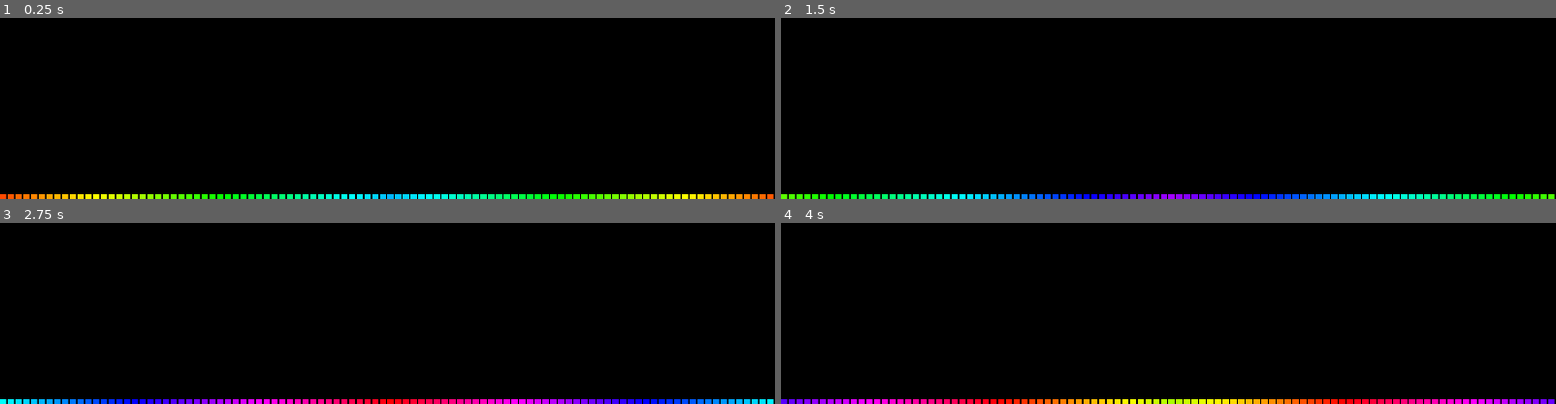
Above: before the commit, frames 1-4 (two rows, left to right).
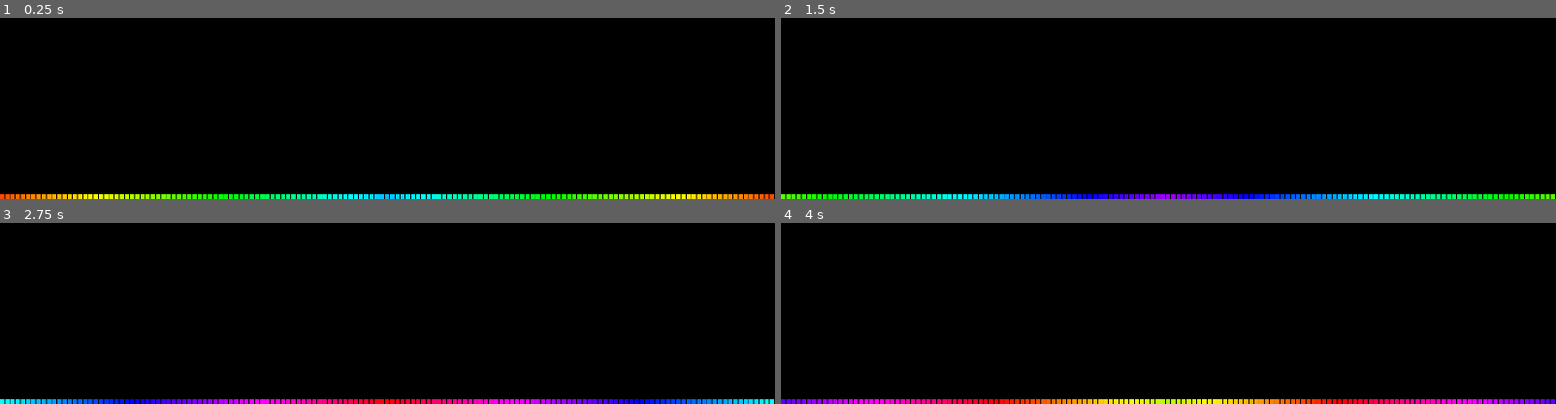
Above: after the commit, the same moments.

Repository: kornelharm/Audio-Visualizer
Game: Godot game, scene res://Visualizer.tscn
The game is run twice, just before and just after one commit, with the same random seed, the same clock (stepped at 60 frames per second) and the same inputs.
Inputs:
- Up to frame 1 (0.25 s): no input
- Up to frame 2 (1.5 s): no input
- Up to frame 3 (2.75 s): no input
- Up to frame 4 (4 s): no input

The runs differ from the first frame. In frame 1, 1.0% of the frame differs, in the area x 0-100%, y 97-100%; in frame 2, 1.0%; in frame 3, 1.0%; in frame 4, 1.0%.

Commit message:
Reworked calculation method and refactored code

Diff:
--- a/Visualizer.gd
+++ b/Visualizer.gd
@@ -7,17 +7,17 @@
 # Width of the window
 export var WINDOW_WIDTH = 1920
 # Distance of bar from previous as a multiple of bar width
-export var BAR_SPACING = 1.2
+export var  BAR_SPACING: float = 1.2
 # Width of bars with no gap
-var WIDTH = WINDOW_WIDTH/BAR_SPACING
+var WIDTH: float = WINDOW_WIDTH/BAR_SPACING
 # Height of each bar
 export var HEIGHT = 300
 # Higher value scales for taller bars
 export var MIN_VOLUME = 75.0
-export var SMOOTH = 5
+export var SMOOTH = 0.5
 export var BASE_HEIGHT = 2
 var BAR_COLOR:Color
-onready var column_width = WIDTH/BAR_COUNT
+onready var column_width: float = WIDTH/BAR_COUNT
 export var ANIMATION_SPEED = 0.002
 export(String, "Rainbow", "Rainbow Breathing", "White", "Rainbow Fade") var STYLE
 export(String, "Modified Decibel", "Decibel") var SCALING
@@ -31,28 +31,65 @@
 
 var spectrum : AudioEffectInstance
 var bars = []
+var velocities = []
 var colors = []
 var decay_point = HEIGHT*DECAY_PERCENT
 
-# Called when the node enters the scene tree for the first time.
-func _ready():
+func initialize():
 	# Sets the background of the window to transparent
 	get_tree().get_root().set_transparent_background(true)
 	# Sets the size of the window to the size of the visualizer
 	OS.set_window_size(Vector2(WIDTH*BAR_SPACING,HEIGHT))
 	# The Spectrum Analyzer object
 	spectrum = AudioServer.get_bus_effect_instance(0,0)
-	print(AudioServer.capture_get_device())
 
+	bars.clear()
+	velocities.clear()
+	colors.clear()
 	# Create containers for bar heights and starting colors
 	for i in range(0, BAR_COUNT):
-		bars.append([])
+		bars.append(0)
+		velocities.append(0)
 		colors.append(float(i)/BAR_COUNT)
+
+# Called when the node enters the scene tree for the first time.
+func _ready():
+	initialize()
 
 
 # Triggers refresh of visualizer
 func _on_Timer_timeout():
 	update()
+
+func get_bar_color(bar_number):
+	# Control color of bar depending on selected style
+	var barColor:Color
+	if(STYLE == "Rainbow Breathing"):
+		barColor = Color.from_hsv(fmod(colors[bar_number]+timer,1), 1, 1)
+	elif(STYLE == "Rainbow"):
+		barColor = Color.from_hsv(colors[bar_number], 1, 1)
+	elif(STYLE == "White"):
+		barColor = Color.white
+	elif(STYLE == "Rainbow Fade"):
+		barColor = Color.from_hsv(fmod(colors[0]+timer,1), 1, 1)
+	return barColor
+
+func energy_of_bar(bar_number, min_freq, max_freq):
+	var magnitude = spectrum.get_magnitude_for_frequency_range(min_freq, max_freq).length()
+	var bar_volume = MIN_VOLUME
+	if(FREQUENCY_BIAS == "Right Bias"):
+				bar_volume = (bar_number*((MIN_VOLUME*SCALED_VOLUME_MULTIPLIER)/MIN_VOLUME))+MIN_VOLUME
+
+	# Converts magnitude into a value between 0-1 to describe its volume
+	return clamp((bar_volume + linear2db(magnitude)) / bar_volume, 0, 1)
+
+func get_scaled_bar(bar_number):
+	var final_height = pow(bars[bar_number], EXP_MODIFIER)
+	if(final_height > decay_point):
+		var decaydiff = final_height - decay_point
+		final_height = decay_point + pow(decaydiff, DECAY_MODIFIER)
+	return final_height
+
 
 func _draw():
 	# Controls animation as an offset
@@ -67,114 +104,71 @@
 		for i in range(0,BAR_COUNT):
 			# Upper bound of range analyzed
 			var freq = (i+1) * FREQ_MAX / BAR_COUNT
-			# Measures magnitude of frequency range
-			var magnitude = spectrum.get_magnitude_for_frequency_range(prev_freq, freq).length()
 
-			var bar_volume = MIN_VOLUME
-			if(FREQUENCY_BIAS == "Right Bias"):
-				bar_volume = (i*((MIN_VOLUME*SCALED_VOLUME_MULTIPLIER)/MIN_VOLUME))+MIN_VOLUME
-
-			# Converts magnitude into a value between 0-1 to describe its volume
-			var energy = clamp((bar_volume + linear2db(magnitude)) / bar_volume, 0, 1)
+			var energy = energy_of_bar(i, prev_freq, freq)
 
 			# Volume of current range
 			var current_volume = energy * HEIGHT + BASE_HEIGHT
+			var diff = current_volume - bars[i]
+			velocities[i] = diff
 
-			# Store the volume for smoothing purposes
-			bars[i].append(current_volume)
+			bars[i] += velocities[i] * max((diff/HEIGHT),SMOOTH)
+			if(bars[i] < 0):
+				bars[i] = 0
 
-			# Calculates average volume of stored values
-			if(bars[i].size() > SMOOTH):
-				bars[i].pop_front()
-			var column_height = 0
-			for bar in bars[i]:
-				column_height += bar
-			# Average becomes the height of the bar
-			column_height /= bars[i].size()
+			var final_height
+			if(SCALING == "Modified Decibel"):
+				final_height = get_scaled_bar(i)
+			else:
+				final_height = bars[i]
 
-			if(SCALING == "Modified Decibel"):
-				column_height = pow(column_height, EXP_MODIFIER)
-
-				if(column_height > decay_point):
-					var diff = column_height - decay_point
-					column_height = decay_point + pow(diff, DECAY_MODIFIER)
 
 			# Position bar
 			var pos_x = column_width * i * BAR_SPACING
-			var pos_y = HEIGHT - column_height
+			var pos_y = HEIGHT - final_height
 
 			# Control color of bar depending on selected style
-			var barColor:Color
-			if(STYLE == "Rainbow Breathing"):
-				barColor = Color.from_hsv(fmod(colors[i]+timer,1), 1, 1)
-			elif(STYLE == "Rainbow"):
-				barColor = Color.from_hsv(colors[i], 1, 1)
-			elif(STYLE == "White"):
-				barColor = Color.white
-			elif(STYLE == "Rainbow Fade"):
-				barColor = Color.from_hsv(fmod(colors[0]+timer,1), 1, 1)
+			var barColor:Color = get_bar_color(i)
 
 			# Draw bar
-			draw_rect(Rect2(Vector2(pos_x, pos_y), Vector2(column_width, column_height)), barColor)
+			draw_rect(Rect2(Vector2(pos_x, pos_y), Vector2(column_width, final_height)), barColor)
 
 			# Upper bound becomes lower bound for next bar
 			prev_freq = freq
 	else:
 		for i in range(0,(BAR_COUNT/2)+1):
 			# Upper bound of range analyzed
-			var freq = 2 * (i+1) * FREQ_MAX / BAR_COUNT
-			# Measures magnitude of frequency range
-			var magnitude = spectrum.get_magnitude_for_frequency_range(prev_freq, freq).length()
+			var freq = (i+1) * FREQ_MAX / BAR_COUNT
 
-			var bar_volume = MIN_VOLUME
-			if(FREQUENCY_BIAS == "Right Bias"):
-				bar_volume = (i*((MIN_VOLUME*SCALED_VOLUME_MULTIPLIER)/MIN_VOLUME))+MIN_VOLUME
-
-			# Converts magnitude into a value between 0-1 to describe its volume
-			var energy = clamp((bar_volume + linear2db(magnitude)) / bar_volume, 0, 1)
+			var energy = energy_of_bar(i, prev_freq, freq)
 
 			# Volume of current range
 			var current_volume = energy * HEIGHT + BASE_HEIGHT
+			var diff = current_volume - bars[i]
+			velocities[i] = diff
 
-			# Store the volume for smoothing purposes
-			bars[i].append(current_volume)
+			bars[i] += velocities[i] * max((diff/HEIGHT),SMOOTH)
+			if(bars[i] < 0):
+				bars[i] = 0
 
-			# Calculates average volume of stored values
-			if(bars[i].size() > SMOOTH):
-				bars[i].pop_front()
-			var column_height = 0
-			for bar in bars[i]:
-				column_height += bar
-			# Average becomes the height of the bar
-			column_height /= bars[i].size()
+			var final_height
+			if(SCALING == "Modified Decibel"):
+				final_height = get_scaled_bar(i)
+			else:
+				final_height = bars[i]
 
-			if(SCALING == "Modified Decibel"):
-				column_height = pow(column_height, EXP_MODIFIER)
-
-				if(column_height > decay_point):
-					var diff = column_height - decay_point
-					column_height = decay_point + pow(diff, DECAY_MODIFIER)
 
 			# Position bar
-			var pos_x = column_width * i * BAR_SPACING
-			var pos_y = HEIGHT - column_height
-			var pos_x2 = column_width * (BAR_COUNT-i) * BAR_SPACING
-			var pos_y2 = HEIGHT - column_height
+			var pos_x: float = column_width * i * BAR_SPACING
+			var pos_y = HEIGHT - final_height
+			var pos_x1 = column_width * (BAR_COUNT-i-1) * BAR_SPACING
 
 			# Control color of bar depending on selected style
-			var barColor:Color
-			if(STYLE == "Rainbow Breathing"):
-				barColor = Color.from_hsv(fmod(colors[i]+timer,1), 1, 1)
-			elif(STYLE == "Rainbow"):
-				barColor = Color.from_hsv(colors[i], 1, 1)
-			elif(STYLE == "White"):
-				barColor = Color.white
-			elif(STYLE == "Rainbow Fade"):
-				barColor = Color.from_hsv(fmod(colors[0]+timer,1), 1, 1)
+			var barColor:Color = get_bar_color(i)
 
 			# Draw bar
-			draw_rect(Rect2(Vector2(pos_x, pos_y), Vector2(column_width, column_height)), barColor)
-			draw_rect(Rect2(Vector2(pos_x2, pos_y2), Vector2(column_width, column_height)), barColor)
+			draw_rect(Rect2(Vector2(pos_x, pos_y), Vector2(column_width, final_height)), barColor)
+			draw_rect(Rect2(Vector2(pos_x1, pos_y), Vector2(column_width, final_height)), barColor)
 
 			# Upper bound becomes lower bound for next bar
 			prev_freq = freq
--- a/Visualizer.tscn
+++ b/Visualizer.tscn
@@ -11,10 +11,11 @@
 __meta__ = {
 "_edit_use_anchors_": false
 }
-BAR_COUNT = 100
+BAR_COUNT = 149
+FREQ_MAX = 8000
 HEIGHT = 450
 MIN_VOLUME = 60.0
-SMOOTH = 7
+SMOOTH = 0.15
 BASE_HEIGHT = 10
 ANIMATION_SPEED = 0.003
 STYLE = "Rainbow Breathing"
@@ -23,7 +24,7 @@
 MIRRORING = "Mirrored"
 DECAY_MODIFIER = 0.9
 DECAY_PERCENT = 0.85
-SCALED_VOLUME_MULTIPLIER = 0.25
+SCALED_VOLUME_MULTIPLIER = 0.2
 
 [node name="Timer" type="Timer" parent="."]
 wait_time = 0.01
--- /dev/null
+++ b/Visualizer2.gd
@@ -0,0 +1,180 @@
+extends Control
+
+# Amount of bars displayed
+export var BAR_COUNT = 17
+# Maximum frequency analyzed
+export var FREQ_MAX = 12000
+# Width of the window
+export var WINDOW_WIDTH = 1920
+# Distance of bar from previous as a multiple of bar width
+export var BAR_SPACING = 1.2
+# Width of bars with no gap
+var WIDTH = WINDOW_WIDTH/BAR_SPACING
+# Height of each bar
+export var HEIGHT = 300
+# Higher value scales for taller bars
+export var MIN_VOLUME = 75.0
+export var SMOOTH = 5
+export var BASE_HEIGHT = 2
+var BAR_COLOR:Color
+onready var column_width = WIDTH/BAR_COUNT
+export var ANIMATION_SPEED = 0.002
+export(String, "Rainbow", "Rainbow Breathing", "White", "Rainbow Fade") var STYLE
+export(String, "Modified Decibel", "Decibel") var SCALING
+export(String, "Normal", "Right Bias") var FREQUENCY_BIAS
+export(String, "Normal", "Mirrored") var MIRRORING
+export var EXP_MODIFIER = 1.1
+export var DECAY_MODIFIER = 0.5
+export var DECAY_PERCENT = 0.9
+var timer:float = 0
+export var SCALED_VOLUME_MULTIPLIER = 0.5
+
+var spectrum : AudioEffectInstance
+var bars = []
+var colors = []
+var decay_point = HEIGHT*DECAY_PERCENT
+
+# Called when the node enters the scene tree for the first time.
+func _ready():
+	# Sets the background of the window to transparent
+	get_tree().get_root().set_transparent_background(true)
+	# Sets the size of the window to the size of the visualizer
+	OS.set_window_size(Vector2(WIDTH*BAR_SPACING,HEIGHT))
+	# The Spectrum Analyzer object
+	spectrum = AudioServer.get_bus_effect_instance(0,0)
+	print(AudioServer.capture_get_device())
+
+	# Create containers for bar heights and starting colors
+	for i in range(0, BAR_COUNT):
+		bars.append([])
+		colors.append(float(i)/BAR_COUNT)
+
+
+# Triggers refresh of visualizer
+func _on_Timer_timeout():
+	update()
+
+func _draw():
+	# Controls animation as an offset
+	timer += ANIMATION_SPEED
+
+	# Starts from 0hz, represents lower bound of range analyzed
+	var prev_freq = 20
+
+
+	if(MIRRORING == "Normal"):
+		# For each bar
+		for i in range(0,BAR_COUNT):
+			# Upper bound of range analyzed
+			var freq = (i+1) * FREQ_MAX / BAR_COUNT
+			# Measures magnitude of frequency range
+			var magnitude = spectrum.get_magnitude_for_frequency_range(prev_freq, freq).length()
+
+			var bar_volume = MIN_VOLUME
+			if(FREQUENCY_BIAS == "Right Bias"):
+				bar_volume = (i*((MIN_VOLUME*SCALED_VOLUME_MULTIPLIER)/MIN_VOLUME))+MIN_VOLUME
+
+			# Converts magnitude into a value between 0-1 to describe its volume
+			var energy = clamp((bar_volume + linear2db(magnitude)) / bar_volume, 0, 1)
+
+			# Volume of current range
+			var current_volume = energy * HEIGHT + BASE_HEIGHT
+
+			# Store the volume for smoothing purposes
+			bars[i].append(current_volume)
+
+			# Calculates average volume of stored values
+			if(bars[i].size() > SMOOTH):
+				bars[i].pop_front()
+			var column_height = 0
+			for bar in bars[i]:
+				column_height += bar
+			# Average becomes the height of the bar
+			column_height /= bars[i].size()
+
+			if(SCALING == "Modified Decibel"):
+				column_height = pow(column_height, EXP_MODIFIER)
+
+				if(column_height > decay_point):
+					var diff = column_height - decay_point
+					column_height = decay_point + pow(diff, DECAY_MODIFIER)
+
+			# Position bar
+			var pos_x = column_width * i * BAR_SPACING
+			var pos_y = HEIGHT - column_height
+
+			# Control color of bar depending on selected style
+			var barColor:Color
+			if(STYLE == "Rainbow Breathing"):
+				barColor = Color.from_hsv(fmod(colors[i]+timer,1), 1, 1)
+			elif(STYLE == "Rainbow"):
+				barColor = Color.from_hsv(colors[i], 1, 1)
+			elif(STYLE == "White"):
+				barColor = Color.white
+			elif(STYLE == "Rainbow Fade"):
+				barColor = Color.from_hsv(fmod(colors[0]+timer,1), 1, 1)
+
+			# Draw bar
+			draw_rect(Rect2(Vector2(pos_x, pos_y), Vector2(column_width, column_height)), barColor)
+
+			# Upper bound becomes lower bound for next bar
+			prev_freq = freq
+	else:
+		for i in range(0,(BAR_COUNT/2)+1):
+			# Upper bound of range analyzed
+			var freq = 2 * (i+1) * FREQ_MAX / BAR_COUNT
+			# Measures magnitude of frequency range
+			var magnitude = spectrum.get_magnitude_for_frequency_range(prev_freq, freq).length()
+
+			var bar_volume = MIN_VOLUME
+			if(FREQUENCY_BIAS == "Right Bias"):
+				bar_volume = (i*((MIN_VOLUME*SCALED_VOLUME_MULTIPLIER)/MIN_VOLUME))+MIN_VOLUME
+
+			# Converts magnitude into a value between 0-1 to describe its volume
+			var energy = clamp((bar_volume + linear2db(magnitude)) / bar_volume, 0, 1)
+
+			# Volume of current range
+			var current_volume = energy * HEIGHT + BASE_HEIGHT
+
+			# Store the volume for smoothing purposes
+			bars[i].append(current_volume)
+
+			# Calculates average volume of stored values
+			if(bars[i].size() > SMOOTH):
+				bars[i].pop_front()
+			var column_height = 0
+			for bar in bars[i]:
+				column_height += bar
+			# Average becomes the height of the bar
+			column_height /= bars[i].size()
+
+			if(SCALING == "Modified Decibel"):
+				column_height = pow(column_height, EXP_MODIFIER)
+
+				if(column_height > decay_point):
+					var diff = column_height - decay_point
+					column_height = decay_point + pow(diff, DECAY_MODIFIER)
+
+			# Position bar
+			var pos_x = column_width * i * BAR_SPACING
+			var pos_y = HEIGHT - column_height
+			var pos_x2 = column_width * (BAR_COUNT-i) * BAR_SPACING
+			var pos_y2 = HEIGHT - column_height
+
+			# Control color of bar depending on selected style
+			var barColor:Color
+			if(STYLE == "Rainbow Breathing"):
+				barColor = Color.from_hsv(fmod(colors[i]+timer,1), 1, 1)
+			elif(STYLE == "Rainbow"):
+				barColor = Color.from_hsv(colors[i], 1, 1)
+			elif(STYLE == "White"):
+				barColor = Color.white
+			elif(STYLE == "Rainbow Fade"):
+				barColor = Color.from_hsv(fmod(colors[0]+timer,1), 1, 1)
+
+			# Draw bar
+			draw_rect(Rect2(Vector2(pos_x, pos_y), Vector2(column_width, column_height)), barColor)
+			draw_rect(Rect2(Vector2(pos_x2, pos_y2), Vector2(column_width, column_height)), barColor)
+
+			# Upper bound becomes lower bound for next bar
+			prev_freq = freq
